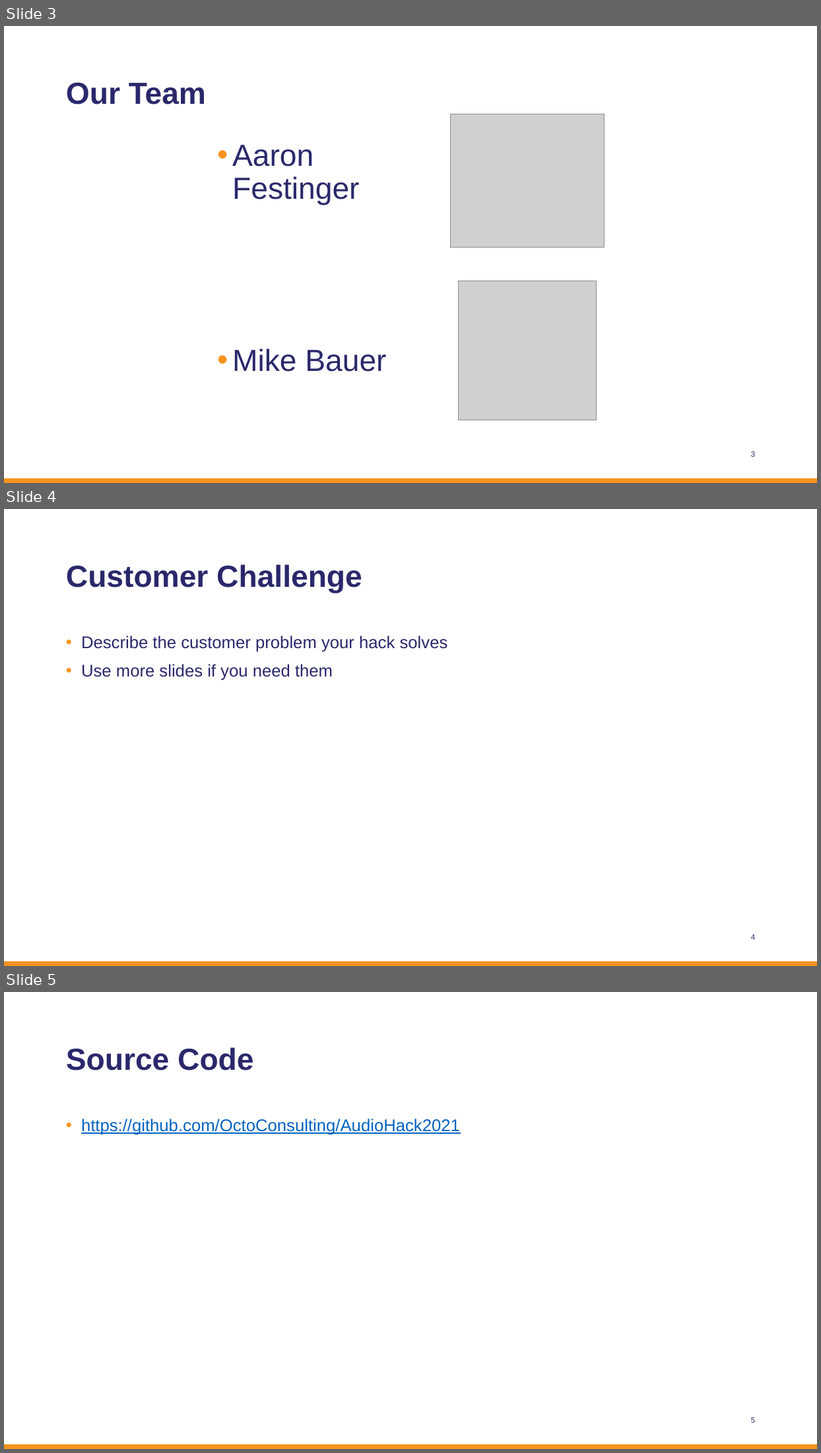
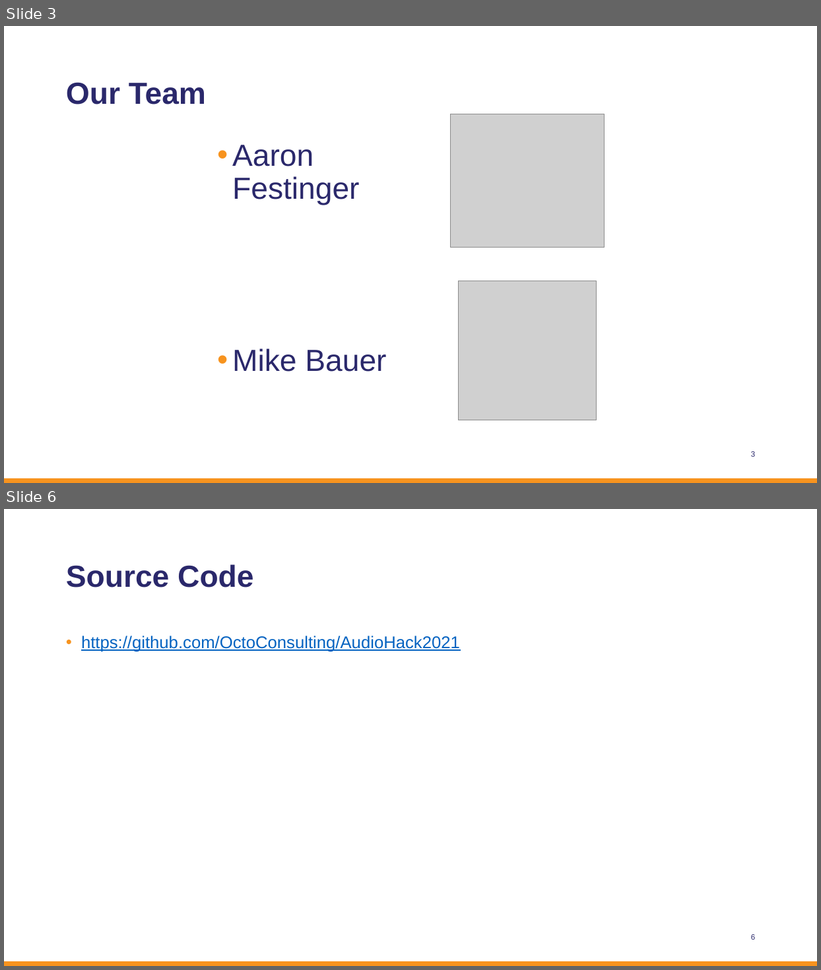
Before and after one commit to OctoConsulting/AudioHack2021, a slide deck: Hackathon_PPT_2021 Seeing Ear Bats.pptx. Shown one above the other, each under a label of ours: slides 3, 4 and 5 before the commit, slides 3 and 6 after it; the slides between them are not shown. The pictures are 821x1453 and 821x970 pixels, drawn with LibreOffice and Linux fonts; fonts in the diff are those of the drawing; grey boxes stand for pictures; background and template pictures are left out. Boxes give left, top, right and bottom in pixels: in the first picture for what was removed or moved away, otherwise in the second. Text is boxed around its words. In the diff, an @@ line names an element or a change of style, - is before the commit and + after.

```diff
--- a/Hackathon_PPT_2021 Seeing Ear Bats.pptx
+++ b/Hackathon_PPT_2021 Seeing Ear Bats.pptx
@@ slide 4 removed at (x1=4, y1=509, x2=817, y2=966), background #FFFFFF; not listed: 2 template elements that a slide beside it also shows @@
@@ title removed at (x1=66, y1=564, x2=362, y2=593) @@
-Customer Challenge
@@ text removed at (x1=81, y1=636, x2=448, y2=681) @@
-• Describe the customer problem your hack solves
-• Use more slides if you need them
@@ what was slide 5 is now slide 6 @@
```
Also in this commit, not shown: 2 slides changed, 2 slides added, 8 other files.
